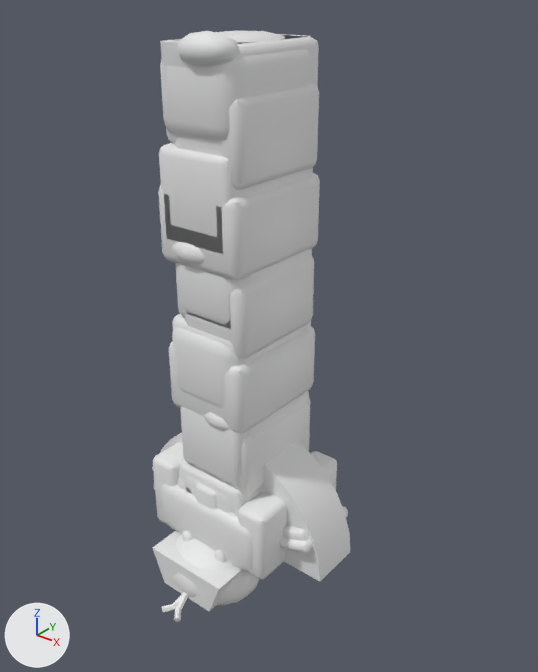
The Blender file art/blend/doorframes.blend, before and after one commit.
Camera for both pictures: a 50 mm lens placed at (2.82, -3.26, 3.56), pointed at (0.2, 0.02, 1.53). Lighting does not change. The marker at lower left points along +X, +Y and +Z. The older version comes first.

The first picture shows 'doorframe-castle-crest', 'doorframe-castle-post', 'doorframe-hotel-crest', 'doorframe-hotel-lintel', 'doorframe-library-lintel-b', 'doorframe-library-lintel-c', 'doorframe-library-post-a', 'doorframe-library-post-b', 'doorframe-library-post-c', 'doorframe-reptile-crest', 'doorframe-reptile-post', 'doorframe-reptile-post-moss' and 7 more.
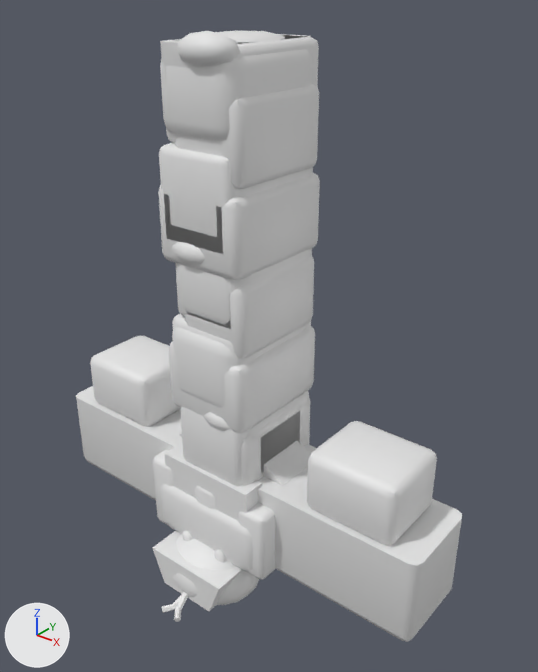
Boxes (x1, y1, x2, y2) around the edits, measured in the pictures (538 x 672 px):
'doorframe-castle-crest-parapet', added
    after: (76, 336, 462, 642)
'doorframe-castle-crest-shield', added
    after: (165, 443, 262, 522)
'doorframe-hotel-crest', unchanged, covered by the edit
    before: (154, 433, 350, 581)
    after: (179, 433, 311, 486)

The change, as a list of edits to the scene's bpy script:
```text
Add me_doorframe_castle_crest_shield:
    me_doorframe_castle_crest_shield.from_pydata([(-0.36, -0.42, 0.64), (0.36, -0.42, 0.64), (0.36, -0.42, 0.299), (0.0, -0.42, 0.02), (-0.36, -0.42, 0.299), (-0.36, -0.26, 0.64), (0.36, -0.26, 0.64), (0.36, -0.26, 0.299), (0.0, -0.26, 0.02), (-0.36, -0.26, 0.299), (0.0, -0.42, 0.361), (0.0, -0.26, 0.361)], [], [(0, 1, 6, 5), (1, 0, 10), (5, 6, 11), (1, 2, 7, 6), (2, 1, 10), (6, 7, 11), (2, 3, 8, 7), (3, 2, 10), (7, 8, 11), (3, 4, 9, 8), (4, 3, 10), (8, 9, 11), (4, 0, 5, 9), (0, 4, 10), (9, 5, 11)])
    me_doorframe_castle_crest_shield.polygons.foreach_set('use_smooth', [True] * 15)
Add me_doorframe_castle_crest_parapet:
    me_doorframe_castle_crest_parapet.from_pydata(...)  # 208 vertices, 196 faces; spans x -1.5..1.5, y -0.3..0.3, z 0.0..1.02
    me_doorframe_castle_crest_parapet.polygons.foreach_set('use_smooth', [True] * 196)
Add ob_doorframe_castle_crest_shield:
    ob_doorframe_castle_crest_shield = bpy.data.objects.new('doorframe-castle-crest-shield', me_doorframe_castle_crest_shield)
    ob_doorframe_castle_crest_shield.location = (0.0, 0.0, 0.0)
Add ob_doorframe_castle_crest_parapet:
    ob_doorframe_castle_crest_parapet = bpy.data.objects.new('doorframe-castle-crest-parapet', me_doorframe_castle_crest_parapet)
    ob_doorframe_castle_crest_parapet.location = (0.0, 0.0, 0.0)
```
